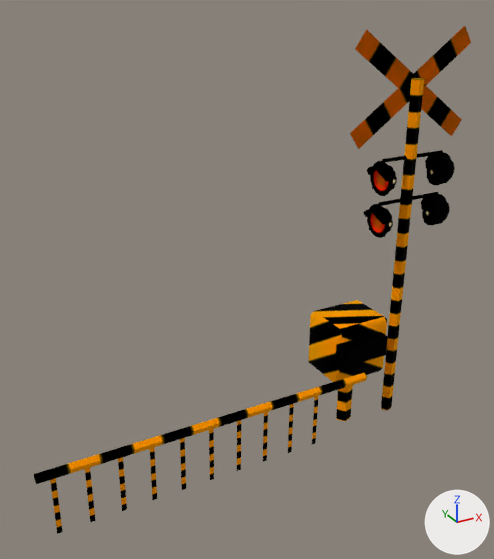
A saved change to the glTF model mdl/3dViewer/model/LS/HUMI_ANI_L_SHORT.glb.
One viewpoint serves both versions: a camera (50 mm lens) standing at (-18.5, -23.4, 20.6) and looking at (-5.9, -0.6, 9.2). The lights are fixed; the arrows at lower right show +X, +Y and +Z. Where no turn or scale is listed for an object, it has been applied to the vertices.

Objects in the first picture: 'humikiri', 'obj11', 'obj12', 'obj7'.
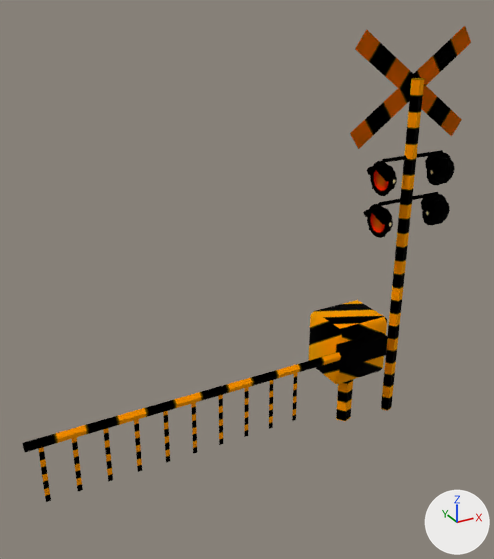
ob_bar is not drawn itself; it is the parent of ob_obj7.

The change, as a list of edits to the scene's bpy script:
```text
Change ob_bar:
    ob_bar.rotation_euler: (-0.161, 0.0, 0.0) -> (0.161, 0.0, 0.0)  # degrees (-9.2, 0, 0) -> degrees (9.2, 0, 0)
Change ob_obj7:
    ob_obj7.rotation_euler: (0.171, 0.0132, 0.0) -> (-0.171, 0.013, -0.00224)  # degrees (10, 0.8, 0) -> degrees (-10, 0.7, -0.1)
```

Pixel boxes [x1, y1, x2, y2] of what changed, in the pictures (494 x 559 px):
'obj7', turned
    before: [34, 373, 367, 484]
    after: [23, 352, 341, 452]
'obj12', turned
    before: [50, 396, 318, 534]
    after: [38, 373, 298, 502]
